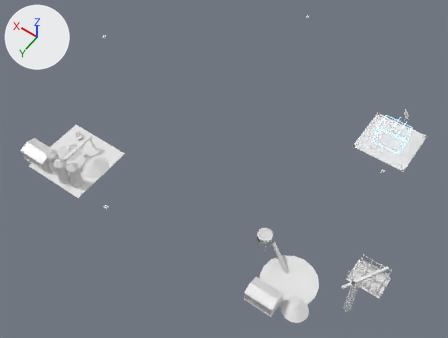
An edit to the FBX model Assets/Art/KayseriIsland/Models/Diamond/Phase2/Sites_P2.fbx, drawn before and after from the same camera.
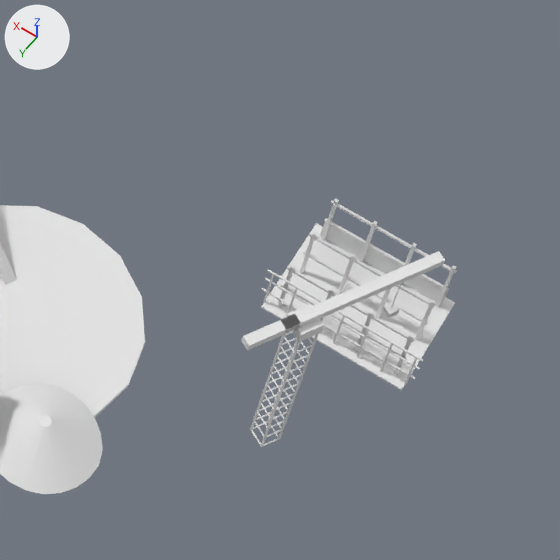
The first picture shows the older version from a camera (50 mm lens) standing at (-171.0, 257.0, 381.0) and looking at (4.0, 12.0, -5.0). The close-ups show the older and then the newer version on the part from 64% to 93% of the width and 61% to 100% of the height of that picture. Only the edits that show in the close-ups are written down. Lighting does not change. The marker at upper left points along +X, +Y and +Z. Where no turn or scale is listed for an object, it has been applied to the vertices.

Objects in the first close-up: 'Site.Construction', 'Site.Crane', 'Site.Quarry.Benches', 'Site.Quarry.Heap' and 1 more.
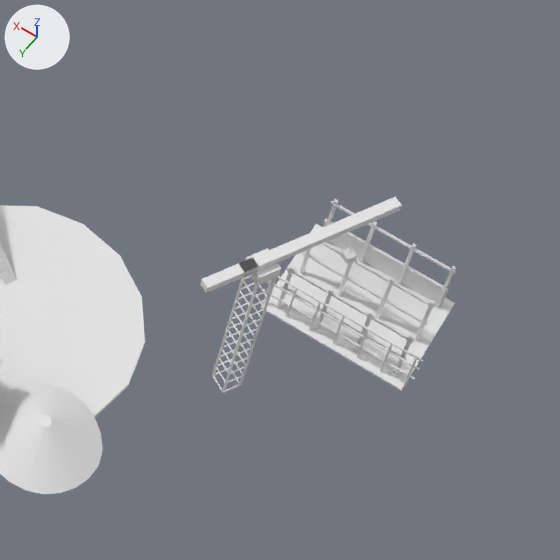
The edits, one by one:
Object 'Site.Construction' (ob_site_construction) moves from (9.4, -6.4, 11.7) to (9.4, -6.3, 11.7).
Object 'Site.Quarry.Shed' (ob_site_quarry_shed) moves from (-85.8, 94.0, 10.1) to (-85.8, 91.8, 10.1).
Object 'Site.Crane' (ob_site_crane) moves from (-133.2, 68.5, 11.4) to (-124.2, 64.1, 11.4).

Changed parts and their boxes [x1, y1, x2, y2] in the close-ups (560 x 560 px):
'Site.Construction', moved
    both: [261, 199, 456, 391]
'Site.Crane', moved
    before: [242, 251, 445, 447]
    after: [200, 196, 402, 393]
'Site.Quarry.Shed', moved (not visible before)
    after: [0, 356, 3, 363]
